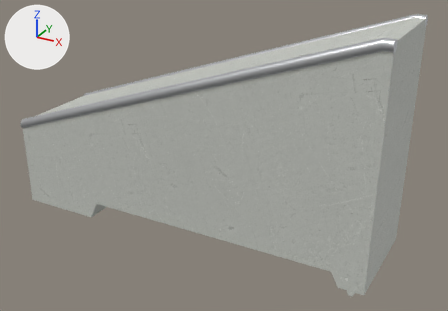
What one commit did to the glTF model public/katalog/modelle/ledge-kurz-98-40.gltf.
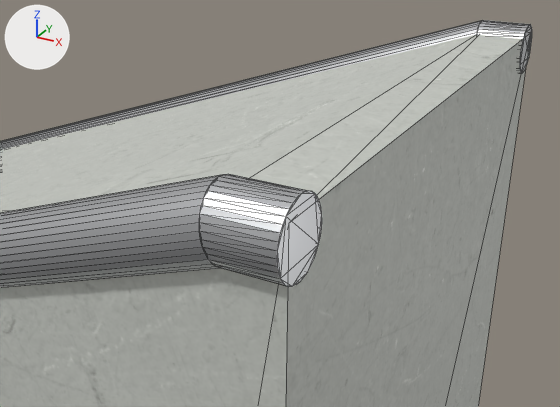
Each version is shown whole from a 50 mm camera at (1.264, -2.106, 1.394) aimed at (0.11, -0.007, 0.344), then close up from a 50 mm camera at (0.958, -0.483, 1.087) aimed at (0.723, -0.057, 0.874). Every picture has the same lights, and +X, +Y and +Z are marked at upper left. The last two pictures show the newer version. The close-ups show mesh edges as thin lines. Vertices at exactly the same position are counted once.

In view in the first close-up: 'SK0176_Ledge_kurz-98-40.001'.
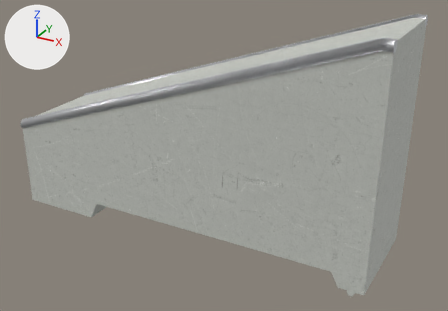
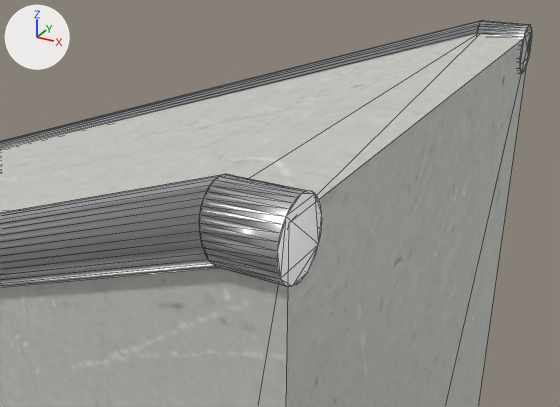
Boxes (x1, y1, x2, y2) around the edits, measured in the close-ups (560 x 407 px; the box of a moved part takes in the faces that stretch with it):
part 1 of me_sk0176_ledge_kurz_98_40_001, moved or reshaped
    before: (0, 20, 529, 288)
    after: (0, 20, 529, 287)
part 2 of me_sk0176_ledge_kurz_98_40_001, surface changed
    both: (0, 21, 526, 406)

The change, as a list of edits to the scene's bpy script:
```text
Change me_sk0176_ledge_kurz_98_40_001:
    used by ob_sk0176_ledge_kurz_98_40_001; location = (0.0, 0.0, 0.0)
    remove me_sk0176_ledge_kurz_98_40_001.from_pydata(...)  # 316 vertices, 610 faces; spans x -0.82..0.82, y -0.24..0.24, z 0.0..0.96
    add me_sk0176_ledge_kurz_98_40_001.from_pydata(...)  # 248 vertices, 580 faces; spans x -0.82..0.82, y -0.24..0.24, z 0.0..0.96
    me_sk0176_ledge_kurz_98_40_001 part 1
    68 vertices are removed from x 0.78..0.79, y -0.24..0.24, z 0.92..0.96
    272 faces are deleted
    7 vertices move within x 0.78..0.79, y -0.22..0.22, z 0.92..0.96
    240 new faces join them, mat_stahl (white #e1e2e5)
    me_sk0176_ledge_kurz_98_40_001 part 2: 347 kept faces spanning x -0.82..0.82, y -0.24..0.24, z 0.0..0.96 get new texture (UV) coordinates
    other edits to the shape of me_sk0176_ledge_kurz_98_40_001 do not show in these pictures
```
